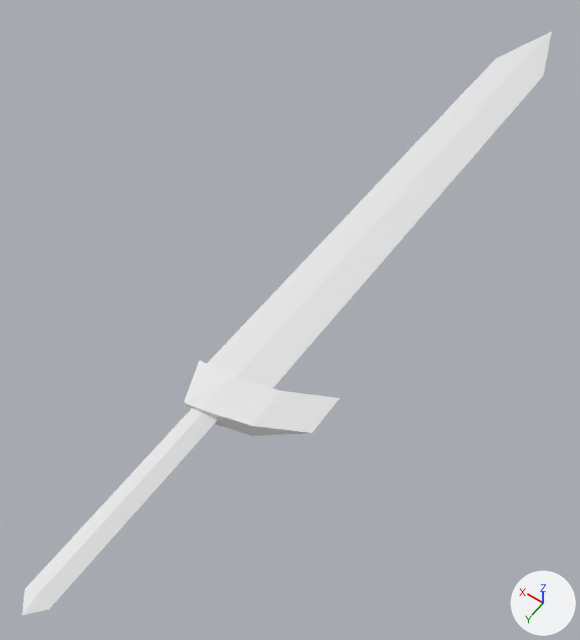
Two versions of the Blender file Sister Assets/Tool Models/Tools.blend, one commit apart.
Before and after are seen from a 50 mm lens placed at (-12.6, 13.2, 27.8), pointed at (1.1, -5.9, -2.3). Arrows for +X, +Y and +Z are at lower right; the lights stay in place. The first picture is the older version.

In view in the first picture: 'Beta Sword'.
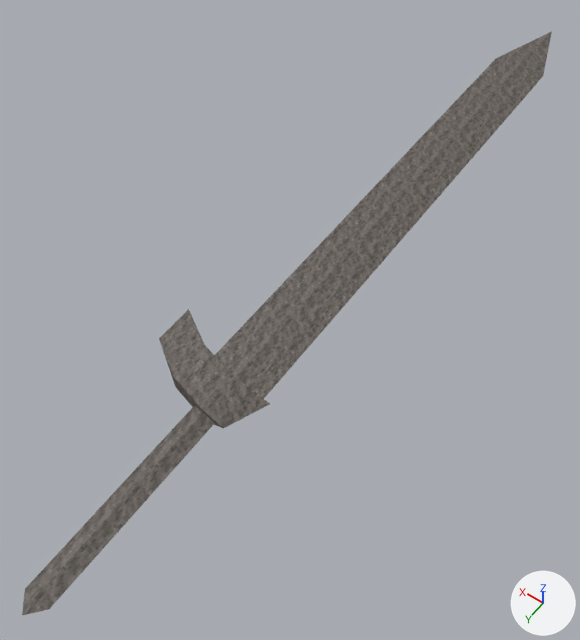
What differs and where, as boxes [x1, y1, x2, y2] in the pictures (580 x 640 px):
'Beta Sword', recoloured, turned
    both: [22, 31, 552, 615]

The change, as a list of edits to the scene's bpy script:
```text
Add img_rock_sword_png:
    img_rock_sword_png = load_image('Rock Sword.png', '../Textures/Tool & Misc/Rock Sword.png', 120, 120, 'sRGB')
Add mat_stone_sword:
    mat_stone_sword = principled_material('Stone Sword')
    mat_stone_sword.texture = img_rock_sword_png
Change me_cube_008:
    where me_cube_008.from_pydata(...)  # 30 vertices, 31 faces; spans x -4.0..1.9, y -31.9..11.2, z -0.4..0.4
    add me_cube_008.materials.append(mat_stone_sword)  # picture img_rock_sword_png
Change ob_beta_sword:
    ob_beta_sword.rotation_euler: (0.0, 0.0, 0.0) -> (0.0, 3.142, 0.0)  # degrees (0, 0, 0) -> degrees (0, 180, 0)
```
